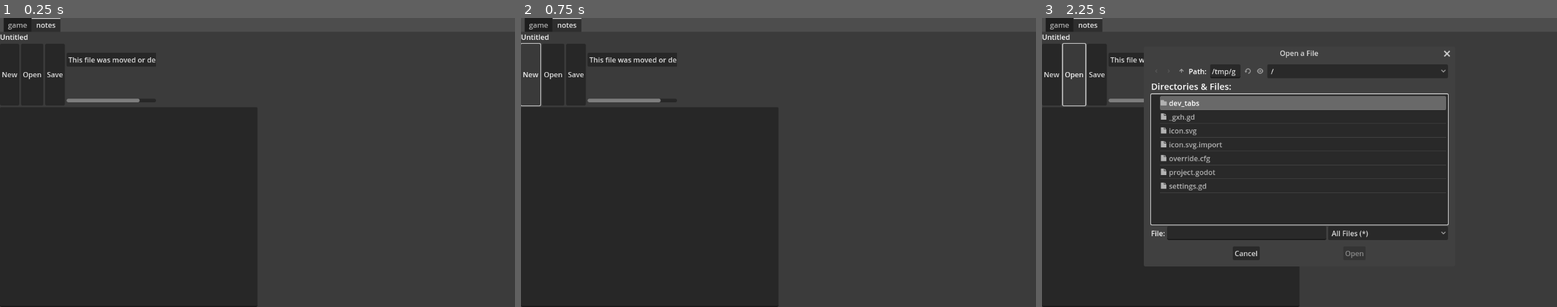
Above: before the commit, frames 1-3 (left to right).
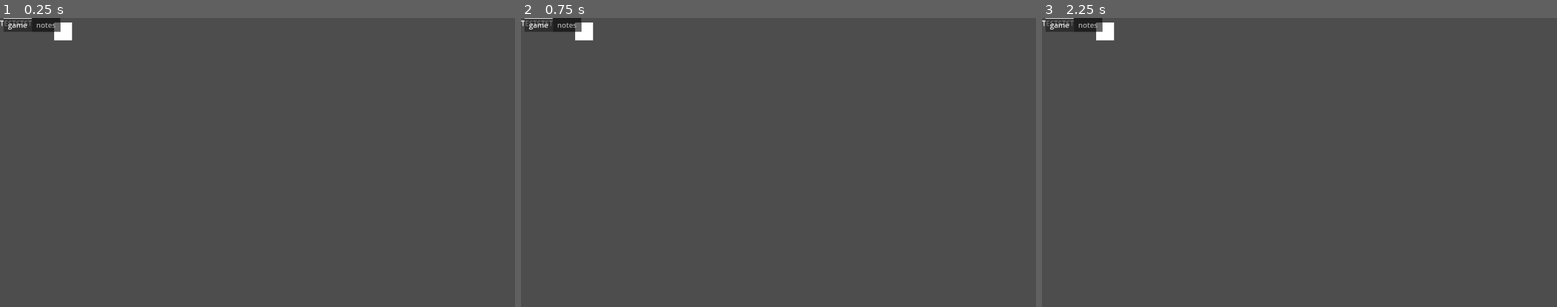
Above: after the commit, the same moments.

Repository: Furio-Faerfax/godot-dev-tabs
Game: Godot game, scene res://dev_tabs/dev_tabs.tscn
The game is run twice, just before and just after one commit, with the same random seed, the same clock (stepped at 60 frames per second) and the same inputs.
Inputs (mouse positions are in pixels of both pictures, inside the frame that each line leads up to):
- Up to frame 1 (0.25 s): no input
- Up to frame 2 (0.75 s): click (531, 75) at 0.5 s, where only the run before the commit has a clickable "New"
- Up to frame 3 (2.25 s): click (1052, 75) at 1.25 s, where only the run before the commit has a clickable "New"; click (1072, 75) at 2 s, where only the run before the commit has a clickable "Open"

The runs differ from the first frame. In frame 1, 39% of the frame differs, in the area x 0-51%, y 0-100%; in frame 2, 38%; in frame 3, 51%, in the area x 0-80%, y 0-100%.

Commit message:
Drop down, is now a drop menu, fixed the hud hiding, in root is a export var for the games hud, that hides it when switching tabs. Added a toggle button to toggle on autoload of the first file for the editors recent file history

Diff:
--- a/dev_tabs/dev_tab_file_handler.gd
+++ b/dev_tabs/dev_tab_file_handler.gd
@@ -13,7 +13,7 @@
 	if file:
 		var data = file.get_as_text()
 		file.close()
-		#print(data)
+		#print(data)-
 		var data_arr = data.split("\n")
 		var data_array := []
 		for line in data_arr:
@@ -26,3 +26,24 @@
 	else:
 		file_deleted.emit(path)
 		return [["This file was moved or deleted!", path, "file_deleted", path]]
+
+
+func load_reloaded(path, split_by):
+	var file = FileAccess.open(path, FileAccess.READ)
+	var data_content : Array
+	if file:
+		var data = file.get_as_text()
+		file.close()
+		var data_arr: Array = data.split("\n")
+
+		if data_arr[0] == "":
+			data_arr.pop_front()
+		if data_arr[data_arr.size()-1] == "":
+			data_arr.pop_back()
+
+		if split_by != "":
+			for line in data_arr:
+				data_content.push_back(line.split(split_by))
+		else:
+			data_content = data_arr
+	return data_content
--- a/dev_tabs/dev_tabs.tscn
+++ b/dev_tabs/dev_tabs.tscn
@@ -7,7 +7,7 @@
 [ext_resource type="Script" path="res://dev_tabs/editor.gd" id="5_b7r6v"]
 [ext_resource type="PackedScene" uid="uid://1av4nnxgw4sq" path="res://dev_tabs/drop_down/drop_down.tscn" id="6_ghe41"]
 
-[node name="root" type="Control" groups=["root"]]
+[node name="root" type="Control" node_paths=PackedStringArray("hud") groups=["root"]]
 layout_mode = 3
 anchors_preset = 15
 anchor_right = 1.0
@@ -15,20 +15,26 @@
 grow_horizontal = 2
 grow_vertical = 2
 script = ExtResource("1_527f6")
+hud = NodePath("game/testHud")
 
 [node name="game" type="Node2D" parent="."]
 position = Vector2(-22, -42)
 
-[node name="game_area" type="Control" parent="."]
+[node name="ColorRect" type="ColorRect" parent="game"]
+offset_left = 143.0
+offset_top = 52.0
+offset_right = 183.0
+offset_bottom = 92.0
+
+[node name="testHud" type="CanvasLayer" parent="game"]
+
+[node name="Label" type="Label" parent="game/testHud"]
+offset_right = 40.0
+offset_bottom = 23.0
+text = "TESTSTST"
+
+[node name="game_area" type="Node2D" parent="."]
 top_level = true
-clip_contents = true
-layout_mode = 1
-anchors_preset = 15
-anchor_right = 1.0
-anchor_bottom = 1.0
-offset_top = 33.0
-grow_horizontal = 2
-grow_vertical = 2
 
 [node name="canvas" type="CanvasLayer" parent="."]
 
@@ -40,17 +46,17 @@
 grow_horizontal = 2
 grow_vertical = 2
 theme = ExtResource("2_upsdm")
-current_tab = 1
+current_tab = 0
 script = ExtResource("3_2x37h")
 
 [node name="game" type="Control" parent="canvas/tabs"]
-visible = false
 clip_contents = true
 layout_mode = 2
 theme = ExtResource("2_upsdm")
 metadata/_tab_index = 0
 
 [node name="notes" type="TabBar" parent="canvas/tabs"]
+visible = false
 layout_mode = 2
 metadata/_tab_index = 1
 
@@ -65,37 +71,60 @@
 
 [node name="tab_splitter" type="HSplitContainer" parent="canvas/tabs/notes"]
 layout_mode = 1
-anchors_preset = 15
-anchor_right = 1.0
-anchor_bottom = 1.0
+anchors_preset = -1
+anchor_right = 0.276
+anchor_bottom = 0.853
+offset_right = 834.048
+offset_bottom = 90.699
 grow_horizontal = 2
 grow_vertical = 2
 script = ExtResource("4_mecg8")
 
 [node name="editor" type="VBoxContainer" parent="canvas/tabs/notes/tab_splitter"]
 layout_mode = 2
+size_flags_vertical = 3
 script = ExtResource("5_b7r6v")
 
-[node name="current_document" type="Label" parent="canvas/tabs/notes/tab_splitter/editor"]
+[node name="title_bar" type="HBoxContainer" parent="canvas/tabs/notes/tab_splitter/editor"]
+layout_mode = 2
+
+[node name="current" type="Label" parent="canvas/tabs/notes/tab_splitter/editor/title_bar"]
+layout_mode = 2
+text = "Current Document: "
+
+[node name="current_document" type="Label" parent="canvas/tabs/notes/tab_splitter/editor/title_bar"]
 layout_mode = 2
 
 [node name="tools" type="HBoxContainer" parent="canvas/tabs/notes/tab_splitter/editor"]
+z_index = 1
+clip_contents = true
 layout_mode = 2
+size_flags_vertical = 0
 
 [node name="new" type="Button" parent="canvas/tabs/notes/tab_splitter/editor/tools"]
 layout_mode = 2
+size_flags_vertical = 0
 text = "New"
 
 [node name="open" type="Button" parent="canvas/tabs/notes/tab_splitter/editor/tools"]
 layout_mode = 2
+size_flags_vertical = 0
 text = "Open"
 
 [node name="save" type="Button" parent="canvas/tabs/notes/tab_splitter/editor/tools"]
 layout_mode = 2
+size_flags_vertical = 0
 text = "Save"
 
+[node name="autoload_first_recent" type="CheckButton" parent="canvas/tabs/notes/tab_splitter/editor/tools"]
+layout_mode = 2
+size_flags_vertical = 0
+text = "Load first"
+
 [node name="drop_down" parent="canvas/tabs/notes/tab_splitter/editor/tools" instance=ExtResource("6_ghe41")]
+custom_minimum_size = Vector2(200, 0)
 layout_mode = 2
+size_flags_vertical = 0
 save_path = "user://recent_files.txt"
 type = "recent_files"
 
@@ -144,6 +173,7 @@
 [connection signal="pressed" from="canvas/tabs/notes/tab_splitter/editor/tools/new" to="canvas/tabs/notes/tab_splitter/editor" method="_on_new_pressed"]
 [connection signal="pressed" from="canvas/tabs/notes/tab_splitter/editor/tools/open" to="canvas/tabs/notes/tab_splitter/editor" method="_on_open_pressed"]
 [connection signal="pressed" from="canvas/tabs/notes/tab_splitter/editor/tools/save" to="canvas/tabs/notes/tab_splitter/editor" method="_on_save_pressed"]
+[connection signal="toggled" from="canvas/tabs/notes/tab_splitter/editor/tools/autoload_first_recent" to="canvas/tabs/notes/tab_splitter/editor" method="_on_check_button_toggled"]
 [connection signal="drop_button_pressed" from="canvas/tabs/notes/tab_splitter/editor/tools/drop_down" to="canvas/tabs/notes/tab_splitter/editor" method="_on_drop_down_drop_button_pressed"]
 [connection signal="text_changed" from="canvas/tabs/notes/tab_splitter/editor/text" to="canvas/tabs/notes/tab_splitter/editor" method="_on_text_text_changed"]
 [connection signal="canceled" from="dialogs/editor_open_dialog" to="canvas/tabs/notes/tab_splitter/editor" method="_on_file_dialog_canceled"]
--- a/dev_tabs/drop_down/drop_down.gd
+++ b/dev_tabs/drop_down/drop_down.gd
@@ -1,20 +1,24 @@
 extends Control
 
 signal drop_button_pressed(type, action_content)
+@onready var dropper: Button = $dropper
 
+@onready var drop_down: VBoxContainer = $"."
 @onready var entries: VBoxContainer = $scroller/entries
 @export var save_path := ""
 @export var type := ""
-@export var max_recent_files := 10
+@export var max_recent_files := 4
+
 
 const DROP_DOWN_BUTTON = preload("res://dev_tabs/drop_down/drop_down_button.tscn")
 
 var drop_list: Array = []
 var file = dev_tab_file_handler.new()
-
+var list_expanded := false
 
 func _ready() -> void:
 	_gen_list()
+	entries.hide()
 
 func _gen_list():
 	drop_list = file.loading(save_path)
@@ -45,6 +49,10 @@
 
 func drop_button_pressed_link(_type, action_content):
 	drop_button_pressed.emit(_type, action_content)
+	if list_expanded:
+		list_expanded = false
+		entries.hide()
+		drop_down.custom_minimum_size = Vector2(200.0, 0.0)
 
 func add_new_to_list(new_entry):
 	drop_list.push_front([new_entry[1], str(new_entry[0])+"."+str(new_entry[2])])
@@ -84,3 +92,13 @@
 
 	_save_list()
 	_gen_list()
+
+
+func _on_dropper_pressed() -> void:
+	list_expanded = !list_expanded
+	if list_expanded:
+		entries.show()
+		drop_down.custom_minimum_size = Vector2(200.0, 138.95)
+	else:
+		entries.hide()
+		drop_down.custom_minimum_size = Vector2(200.0, 0.0)
--- a/dev_tabs/drop_down/drop_down.tscn
+++ b/dev_tabs/drop_down/drop_down.tscn
@@ -2,24 +2,28 @@
 
 [ext_resource type="Script" path="res://dev_tabs/drop_down/drop_down.gd" id="1_px0qf"]
 
-[node name="drop_down" type="Control"]
+[node name="drop_down" type="VBoxContainer"]
 clip_contents = true
 custom_minimum_size = Vector2(200, 138.95)
-layout_mode = 3
+anchors_preset = -1
 anchor_right = 0.174
 anchor_bottom = 0.154
-offset_right = -200.448
-offset_bottom = -99.792
+offset_right = -0.447998
+offset_bottom = 39.158
 size_flags_horizontal = 8
 script = ExtResource("1_px0qf")
 
+[node name="dropper" type="Button" parent="."]
+layout_mode = 2
+text = "Recent files"
+
 [node name="scroller" type="ScrollContainer" parent="."]
 layout_mode = 2
-offset_top = 20.0
-offset_right = 200.0
-offset_bottom = 131.0
+size_flags_vertical = 3
 
 [node name="entries" type="VBoxContainer" parent="scroller"]
 layout_mode = 2
 size_flags_horizontal = 3
 size_flags_vertical = 3
+
+[connection signal="pressed" from="dropper" to="." method="_on_dropper_pressed"]
--- a/dev_tabs/editor.gd
+++ b/dev_tabs/editor.gd
@@ -5,7 +5,8 @@
 @onready var editor_save_dialog: FileDialog = %editor_save_dialog
 @onready var editor_unsaved_dialog: ConfirmationDialog = %editor_unsaved_dialog
 @onready var drop_down: Control = $tools/drop_down
-@onready var current_document: Label = $current_document
+@onready var current_document: Label = $title_bar/current_document
+@onready var autoload_first_recent: CheckButton = $tools/autoload_first_recent
 @onready var text: TextEdit = $text
 
 var current_title := "Untitled"
@@ -18,6 +19,7 @@
 
 func _ready() -> void:
 	current_document.text = current_title
+	Settings.load_editor_first_recent.connect(autoload_first_recent_setting)
 
 func _on_drop_down_drop_button_pressed(_type: Variant, action_content: Variant) -> void:
 	if unsaved_changes:
@@ -26,7 +28,6 @@
 		await editor_unsaved_dialog.visibility_changed
 		await 1
 		await is_saved
-		#await able_to_open
 		unsaved_changes = false
 		document_changed = false
 
@@ -150,3 +151,17 @@
 func _on_unsaved_changes_confirmed() -> void:
 	_on_save_pressed()
 	_on_unsaved_changes_canceled()
+
+
+func _on_check_button_toggled(toggled_on: bool) -> void:
+	Settings.change_setting("autoload_editor_first_recent", toggled_on)
+
+func autoload_first_recent_setting(boo):
+	if boo:
+		autoload_first_recent.set_pressed_no_signal(true)
+		for entry in drop_down.drop_list:
+			if entry[0] == "":
+				continue
+			else:
+				_on_drop_down_drop_button_pressed("", file.loading(entry[1]))
+				break
--- a/dev_tabs/root.gd
+++ b/dev_tabs/root.gd
@@ -1,7 +1,14 @@
 extends Control
 @export var dev_mode_toggle = true
 @export var note_mode_toggle = true
+@export var hud: CanvasLayer
 
 func _ready() -> void:
 	Settings.dev_mode = dev_mode_toggle
 	Settings.note_mode = note_mode_toggle
+
+	Settings.load_settings()
+
+
+func _on_check_button_toggled(toggled_on: bool) -> void:
+	pass # Replace with function body.
--- a/dev_tabs/tabs.gd
+++ b/dev_tabs/tabs.gd
@@ -4,7 +4,8 @@
 @onready var root: Control = $"../.."
 @onready var tabs: TabContainer = $"."
 @onready var game_tab: Control = $game
-@onready var game_area: Control = $"../../game_area"
+@onready var game_area: Node2D = $"../../game_area"
+
 @onready var game: Node2D = $"../../game"
 
 var init := true
@@ -32,6 +33,8 @@
 		if game:
 			game.hide()
 			game.process_mode = Node.PROCESS_MODE_DISABLED
+			root.hud.hide()
 	else:
 		game.show()
 		game.process_mode = Node.PROCESS_MODE_INHERIT
+		root.hud.show()
--- a/settings.gd
+++ b/settings.gd
@@ -2,8 +2,18 @@
 
 signal dev_mode_changed()
 
+signal load_editor_first_recent(boo)
+
+@onready var root = $"."
+
 var dev_mode = true
 var note_mode = true
+
+var settings :Dictionary = {"autoload_editor_first_recent": false}
+
+var _file = dev_tab_file_handler.new()
+var user_dir = "user://"
+var setting_file = "settings.txt"
 
 ## Adding a input key to the project via code, to ensure that any project includes this feature naturally, disabling later when development is done!
 func _ready():
@@ -25,3 +35,34 @@
 
 func _open_user_directory():
 	OS.shell_open(OS.get_user_data_dir())
+
+func change_setting(setting, boo):
+	## When a setting is changed, the dictionary gets updated
+	match setting:
+		"autoload_editor_first_recent":
+			settings["autoload_editor_first_recent"] = boo
+			print(boo)
+		_:
+			pass
+
+	## then, the settings file will be resaved
+	var settings_str = ""
+	for settings_count in settings.size():
+		print(settings_count)
+		var key = settings.keys()[settings_count]
+		var value = settings[key]
+		settings_str += str(key)+"|"+str(value)+"\n"
+		#print(settings_str)
+	_file.save(str(user_dir)+str(setting_file), settings_str)
+	#print(settings)
+
+func load_settings():
+	var arr = _file.load_reloaded(str(user_dir)+str(setting_file), "|")
+	for line in arr:
+		#print(line)
+		match line[0]:
+			"autoload_editor_first_recent":
+				var boo = true if line[1] == "true" else false
+				settings["autoload_editor_first_recent"] = boo
+				load_editor_first_recent.emit(boo)
+	#print(settings)
